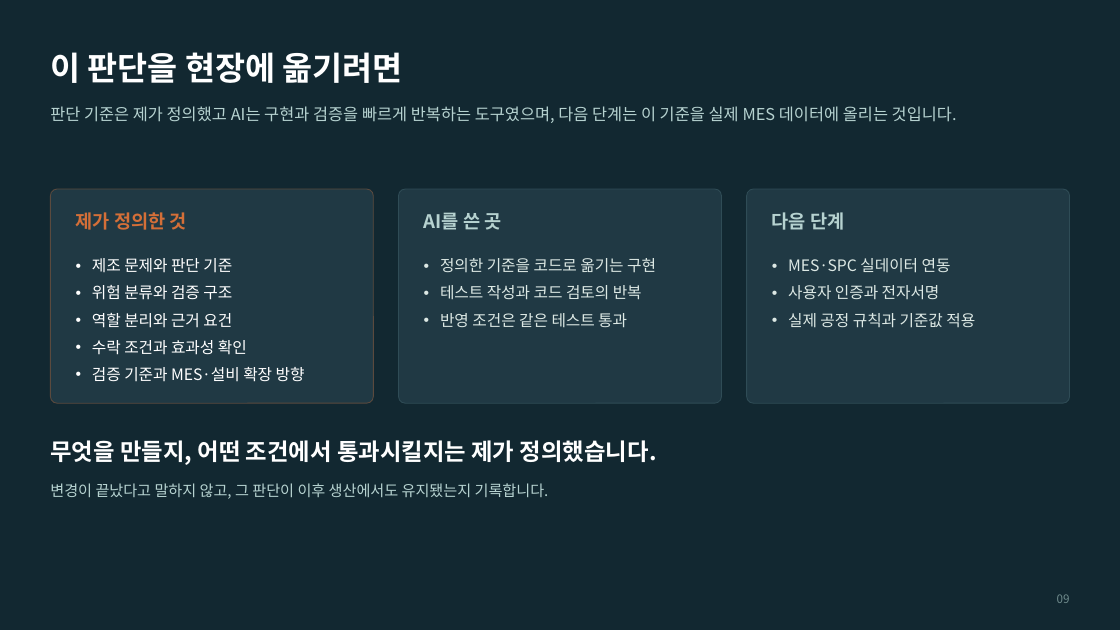
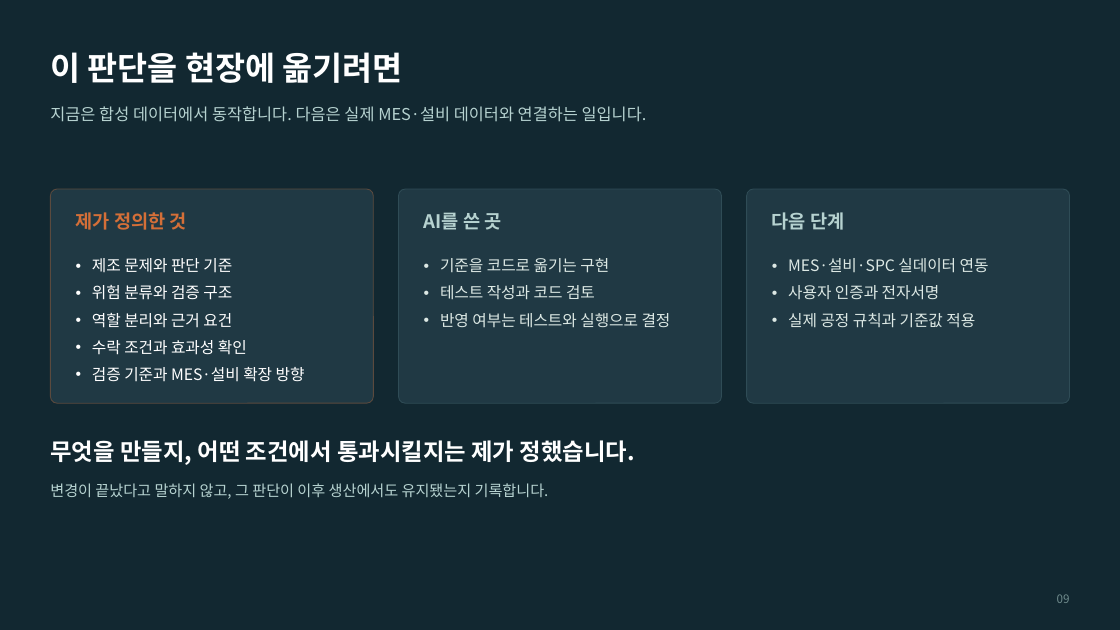
Before and after one commit to antvinas/FabAssure, a slide deck: slide 9 of portfolio/FabAssure-SKhynix.pptx. Drawn at 1120x630 pixels with LibreOffice and Linux fonts; fonts in the diff are those of the drawing. Boxes give left, top, right and bottom in pixels: in the first picture for what was removed or moved away, otherwise in the second. Text is boxed around its words. In the diff, an @@ line names an element or a change of style, - is before the commit and + after.

```diff
--- a/portfolio/FabAssure-SKhynix.pptx
+++ b/portfolio/FabAssure-SKhynix.pptx
@@ text at (50,106,647,122): text changed @@
-판단 기준은 제가 정의했고 AI는 구현과 검증을 빠르게 반복하는 도구였으며, 다음 단계는 이 기준을 실제 MES 데이터에 올리는 것입니다.
+지금은 합성 데이터에서 동작합니다. 다음은 실제 MES·설비 데이터와 연결하는 일입니다.
@@ text at (440,258,671,328): text changed @@
-• 정의한 기준을 코드로 옮기는 구현
-• 테스트 작성과 코드 검토의 반복
-• 반영 조건은 같은 테스트 통과
+• 기준을 코드로 옮기는 구현
+• 테스트 작성과 코드 검토
+• 반영 여부는 테스트와 실행으로 결정
@@ text at (788,258,989,273): text changed @@
-• MES·SPC 실데이터 연동
+• MES·설비·SPC 실데이터 연동
@@ text at (50,440,635,465): text changed @@
-무엇을 만들지, 어떤 조건에서 통과시킬지는 제가 정의했습니다.
+무엇을 만들지, 어떤 조건에서 통과시킬지는 제가 정했습니다.
```
Also in this commit, not shown: 9 other slides changed, 2 other files.
